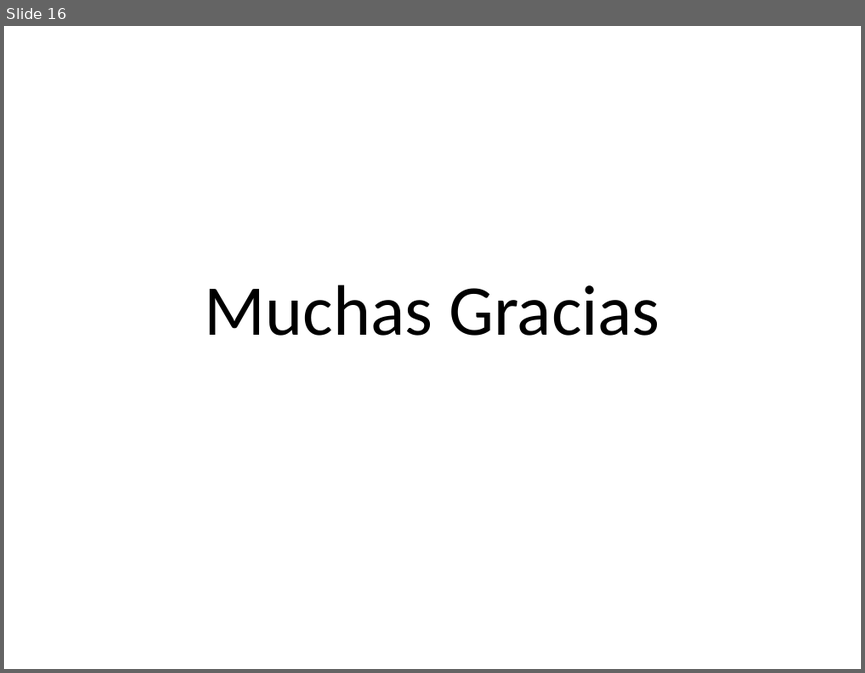
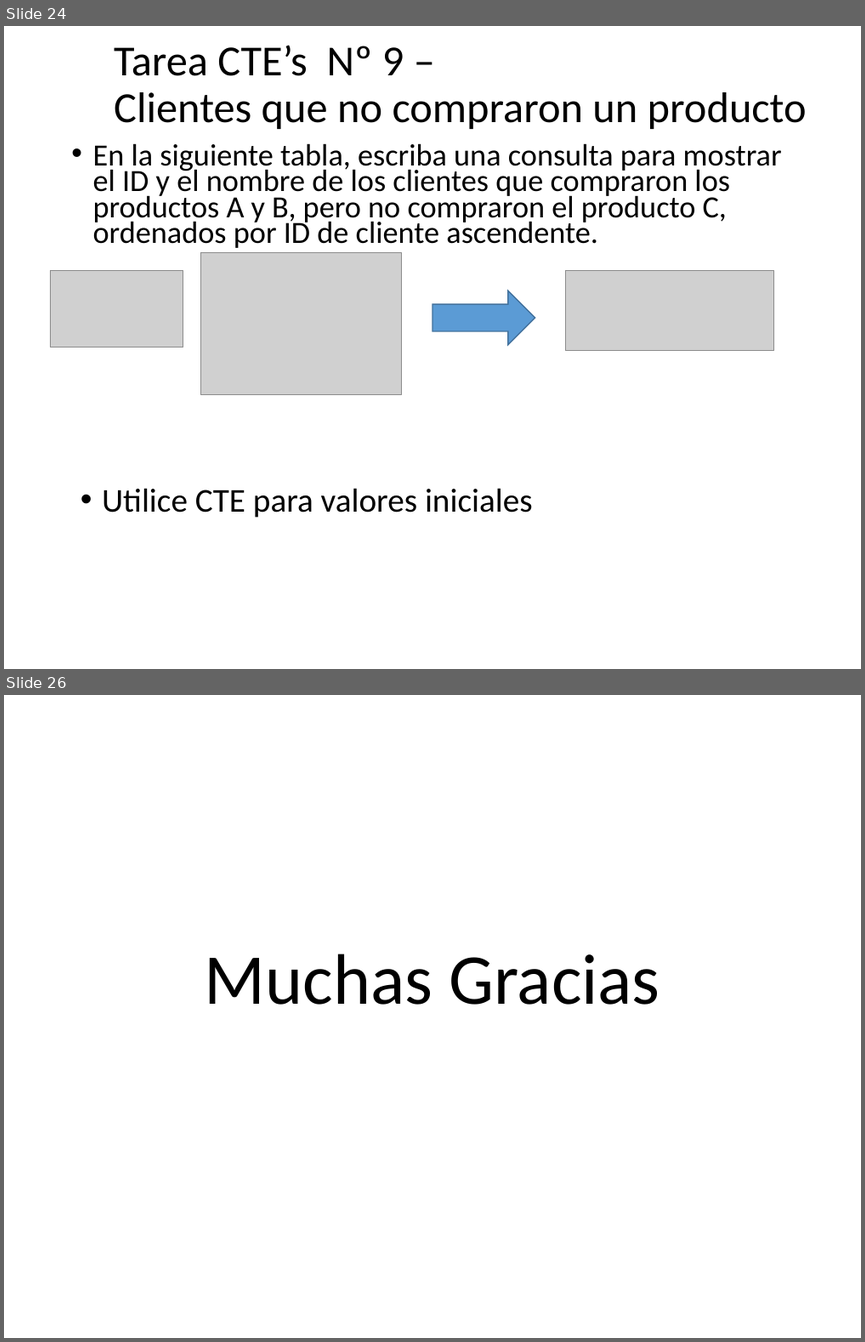
Before and after one commit to debsdaniel/expertodba2021, a slide deck: Presentaciones/Semana 7 - CTE.pptx. Shown one above the other, each under a label of ours: slide 16 before the commit, slides 24 and 26 after it; the slides between them are not shown. The pictures are 865x673 and 865x1342 pixels, drawn with LibreOffice and Linux fonts; fonts in the diff are those of the drawing; grey boxes stand for pictures; background and template pictures are left out. Boxes give left, top, right and bottom in pixels: in the first picture for what was removed or moved away, otherwise in the second. Text is boxed around its words. In the diff, an @@ line names an element or a change of style, - is before the commit and + after.

```diff
--- a/Presentaciones/Semana 7 - CTE.pptx
+++ b/Presentaciones/Semana 7 - CTE.pptx
@@ slide 24 added at [4, 26, 861, 669], background picture (left out) @@
@@ title added at [114, 45, 806, 129], 36 pt, text #000000 @@
+Tarea CTE’s Nº 9 –
+Clientes que no compraron un producto
@@ text added at [93, 143, 782, 248], 25.9 pt, text #000000 @@
+• En la siguiente tabla, escriba una consulta para mostrar el ID y el nombre de los clientes que compraron los productos A y B, pero no compraron el producto C, ordenados por ID de cliente ascendente.
@@ picture added at [200, 253, 402, 394] @@
@@ picture added at [50, 270, 183, 347] @@
@@ picture added at [566, 270, 774, 350] @@
@@ right arrow added at [432, 290, 535, 345], fill #5B9BD5, outline #43739E 1 pt @@
@@ text added at [102, 488, 533, 517], 28 pt, text #000000 @@
+• Utilice CTE para valores iniciales
@@ what was slide 16 is now slide 26 @@
```
Also in this commit, not shown: 9 other slides added.
